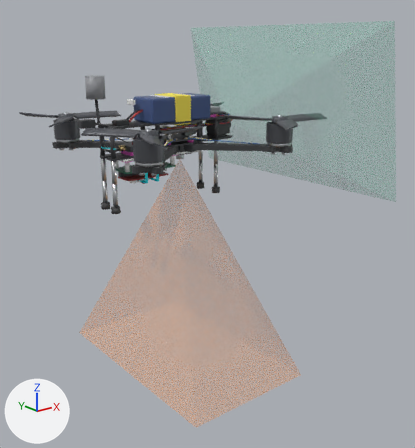
The glTF model docs/models/final-product.glb as it was, and as the next commit left it.
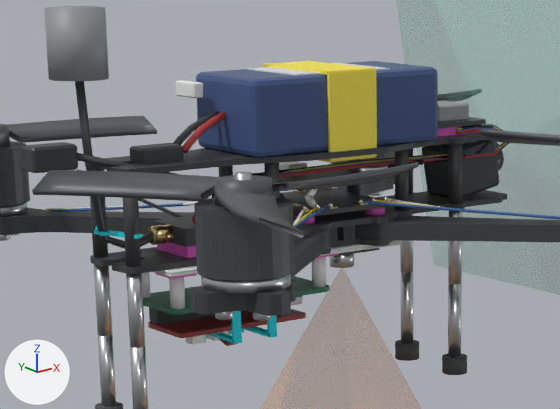
There are two pictures of each version: one whole from a 50 mm lens placed at (-0.371, -0.529, 0.114), pointed at (0.038, -0.017, -0.09), one close up on the part from 17% to 60% of the width and 16% to 46% of the height. Every picture has the same lights, and +X, +Y and +Z are marked at lower left. The older version's two pictures come first. Where no turn or scale is listed for an object, it has been applied to the vertices.

Names of what the first close-up shows: 'M1_bell', 'antenna_triumph_head', 'battery_pack', 'cam_body', 'cone_pilot', 'cone_thermal', 'frame_arm_M1', 'frame_arm_M2', 'frame_arm_M3', 'frame_standoff_22mm_0', 'frame_standoff_22mm_1', 'frame_standoff_22mm_2', 'frame_standoff_22mm_3', 'frame_standoff_30mm_0', 'frame_standoff_30mm_1', 'frame_standoff_30mm_2', 'frame_standoff_30mm_3', 'frame_top_plate', 'prop_M1_blades', 'strap_l_2' and 92 more.
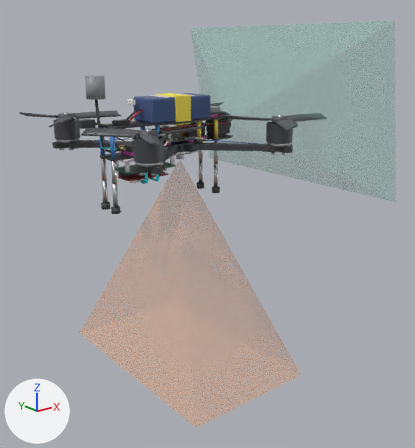
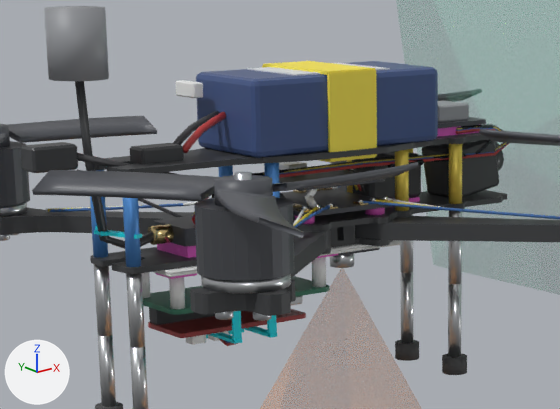
Pixel boxes [x1, y1, x2, y2] of what changed, in the close-ups (560 x 409 px):
'finder_body', added: after [352, 152, 421, 199]
'frame_standoff_30mm_3', recoloured (dark grey to blue): [123, 198, 141, 267] in both
'frame_standoff_22mm_2', recoloured (dark grey to yellow): [449, 144, 462, 204] in both
'frame_standoff_22mm_3', recoloured (dark grey to yellow): [395, 149, 409, 211] in both
'frame_standoff_30mm_2', recoloured (dark grey to blue): [90, 170, 108, 258] in both
'frame_standoff_30mm_1', recoloured (dark grey to blue): [264, 163, 280, 198] in both
'frame_standoff_22mm_1', recoloured: [347, 160, 353, 193] in both
'frame_standoff_30mm_0', recoloured: [218, 165, 233, 177] in both
'finder_tape', added (mostly hidden): after [409, 197, 420, 202]

Patch to the scene script:
```diff
--- a/docs/models/final-product.glb.py
+++ b/docs/models/final-product.glb.py
@@ me_frame_standoff_22mm_0 @@
 me_frame_standoff_22mm_0.from_pydata(...)  # 20 vertices, 36 faces; spans x -0.0025..0.0025, y -0.0024..0.0024, z -0.011..0.011
-me_frame_standoff_22mm_0.materials.append(mat_siliconeblack)  # dark grey #424245
+me_frame_standoff_22mm_0.materials.append(mat_standoff22yellow)  # yellow #f1d759
@@ me_frame_standoff_22mm_1 @@
 me_frame_standoff_22mm_1.from_pydata(...)  # 20 vertices, 36 faces; spans x -0.0025..0.0025, y -0.0024..0.0024, z -0.011..0.011
-me_frame_standoff_22mm_1.materials.append(mat_siliconeblack)  # dark grey #424245
+me_frame_standoff_22mm_1.materials.append(mat_standoff22yellow)  # yellow #f1d759
@@ me_frame_standoff_22mm_2 @@
 me_frame_standoff_22mm_2.from_pydata(...)  # 20 vertices, 36 faces; spans x -0.0025..0.0025, y -0.0024..0.0024, z -0.011..0.011
-me_frame_standoff_22mm_2.materials.append(mat_siliconeblack)  # dark grey #424245
+me_frame_standoff_22mm_2.materials.append(mat_standoff22yellow)  # yellow #f1d759
@@ me_frame_standoff_22mm_3 @@
 me_frame_standoff_22mm_3.from_pydata(...)  # 20 vertices, 36 faces; spans x -0.0025..0.0025, y -0.0024..0.0024, z -0.011..0.011
-me_frame_standoff_22mm_3.materials.append(mat_siliconeblack)  # dark grey #424245
+me_frame_standoff_22mm_3.materials.append(mat_standoff22yellow)  # yellow #f1d759
@@ me_frame_standoff_30mm_0 @@
 me_frame_standoff_30mm_0.from_pydata(...)  # 20 vertices, 36 faces; spans x -0.0025..0.0025, y -0.0024..0.0024, z -0.015..0.015
-me_frame_standoff_30mm_0.materials.append(mat_siliconeblack)  # dark grey #424245
+me_frame_standoff_30mm_0.materials.append(mat_standoff30blue)  # blue #5595dd
@@ me_frame_standoff_30mm_1 @@
 me_frame_standoff_30mm_1.from_pydata(...)  # 20 vertices, 36 faces; spans x -0.0025..0.0025, y -0.0024..0.0024, z -0.015..0.015
-me_frame_standoff_30mm_1.materials.append(mat_siliconeblack)  # dark grey #424245
+me_frame_standoff_30mm_1.materials.append(mat_standoff30blue)  # blue #5595dd
@@ me_frame_standoff_30mm_2 @@
 me_frame_standoff_30mm_2.from_pydata(...)  # 20 vertices, 36 faces; spans x -0.0025..0.0025, y -0.0024..0.0024, z -0.015..0.015
-me_frame_standoff_30mm_2.materials.append(mat_siliconeblack)  # dark grey #424245
+me_frame_standoff_30mm_2.materials.append(mat_standoff30blue)  # blue #5595dd
@@ me_frame_standoff_30mm_3 @@
 me_frame_standoff_30mm_3.from_pydata(...)  # 20 vertices, 36 faces; spans x -0.0025..0.0025, y -0.0024..0.0024, z -0.015..0.015
-me_frame_standoff_30mm_3.materials.append(mat_siliconeblack)  # dark grey #424245
+me_frame_standoff_30mm_3.materials.append(mat_standoff30blue)  # blue #5595dd
@@ ob_finder_tape @@
+ob_finder_tape = bpy.data.objects.new('finder_tape', me_finder_tape)  # a box spanning x -0.011..0.011, y -0.0055..0.0055, z -0.0008..0.0008; in mat_vismagenta (pink #ed61ce)
+ob_finder_tape.location = (0.0338, 0.002, 0.0108)
@@ ob_finder_body @@
+ob_finder_body = bpy.data.objects.new('finder_body', me_finder_body)  # 24 vertices, 44 faces; spans x -0.012..0.012, y -0.0065..0.0065, z -0.008..0.008; in mat_plasticblack (dark grey #3c3e40)
+ob_finder_body.location = (0.0338, 0.002, 0.0196)
```
